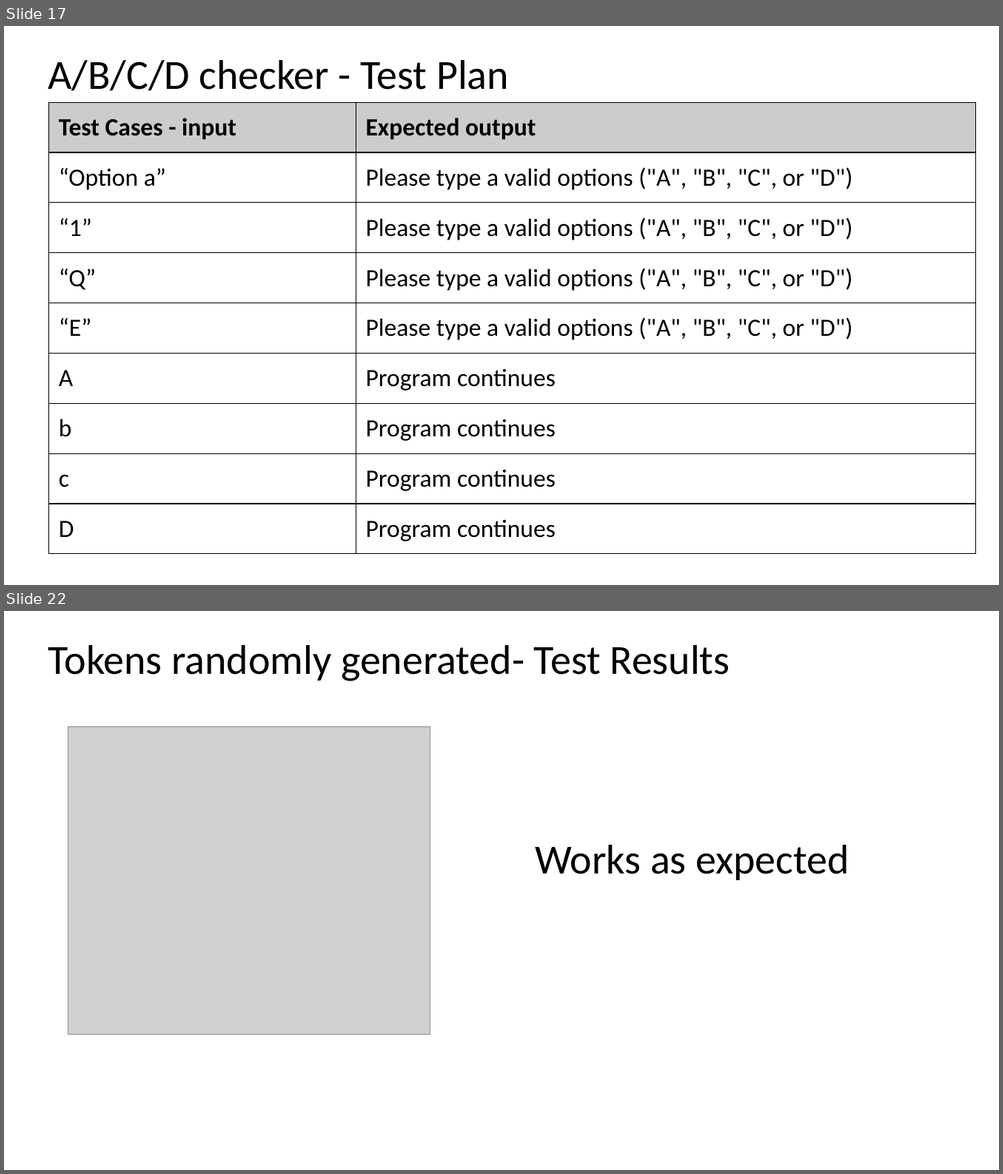
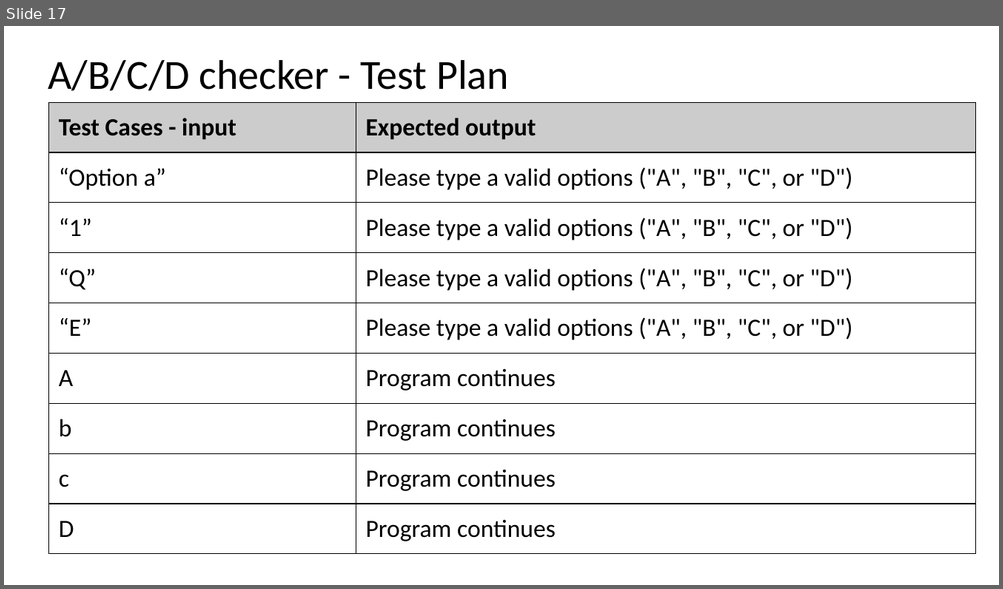
Before and after one commit to twschool/Assessment, a slide deck: Maori quiz documentation.pptx. Shown one above the other, each under a label of ours: slides 17 and 22 before the commit, slide 17 after it; the slides between them are not shown. The pictures are 1003x1174 and 1003x589 pixels, drawn with LibreOffice and Linux fonts; fonts in the diff are those of the drawing; grey boxes stand for pictures. Boxes give left, top, right and bottom in pixels: in the first picture for what was removed or moved away, otherwise in the second. Text is boxed around its words. In the diff, an @@ line names an element or a change of style, - is before the commit and + after.

Commit message:
Minor changes to make program consistant
Fixed spelling errors and removed inconsistant things like the random semicolon in the instructions and added more instructions to the instructions

```diff
--- a/Maori quiz documentation.pptx
+++ b/Maori quiz documentation.pptx
@@ slide 22 removed at bbox=[4, 611, 999, 1170], background #FFFFFF @@
@@ title removed at bbox=[48, 645, 730, 681] @@
-Tokens randomly generated- Test Results
@@ picture removed at bbox=[68, 727, 431, 1035] @@
@@ text removed at bbox=[535, 845, 848, 880] @@
-Works as expected
```
Also in this commit, not shown: 6 slides changed, 2 slides added, 10 other slides removed, 1 other file.
